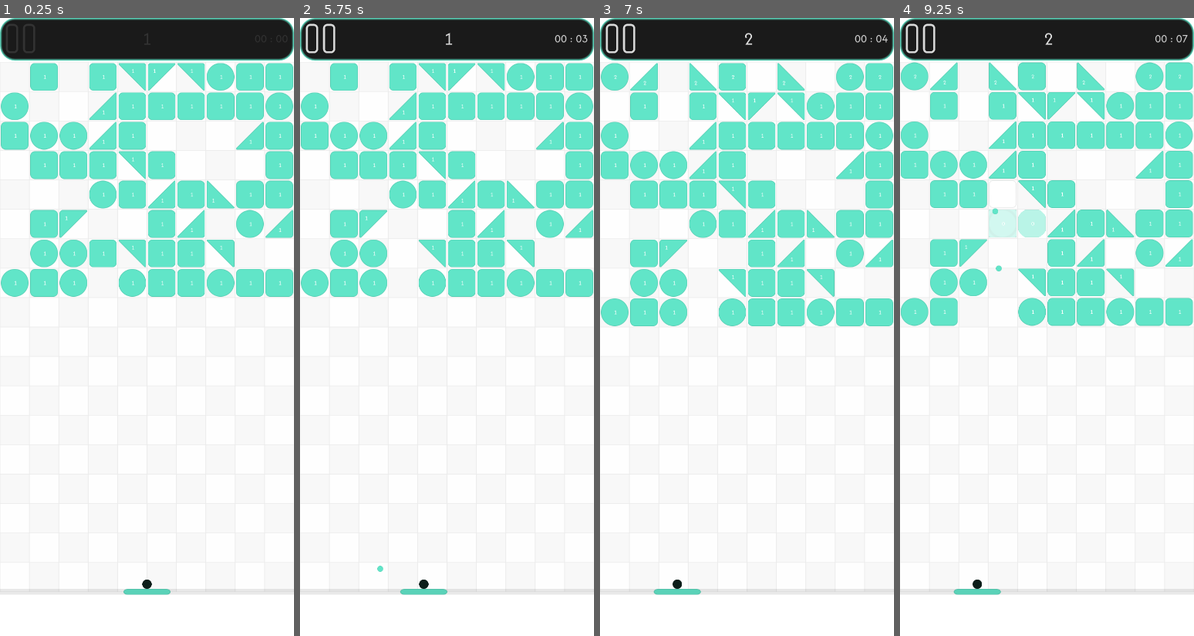
Above: before the commit, frames 1-4 (left to right).
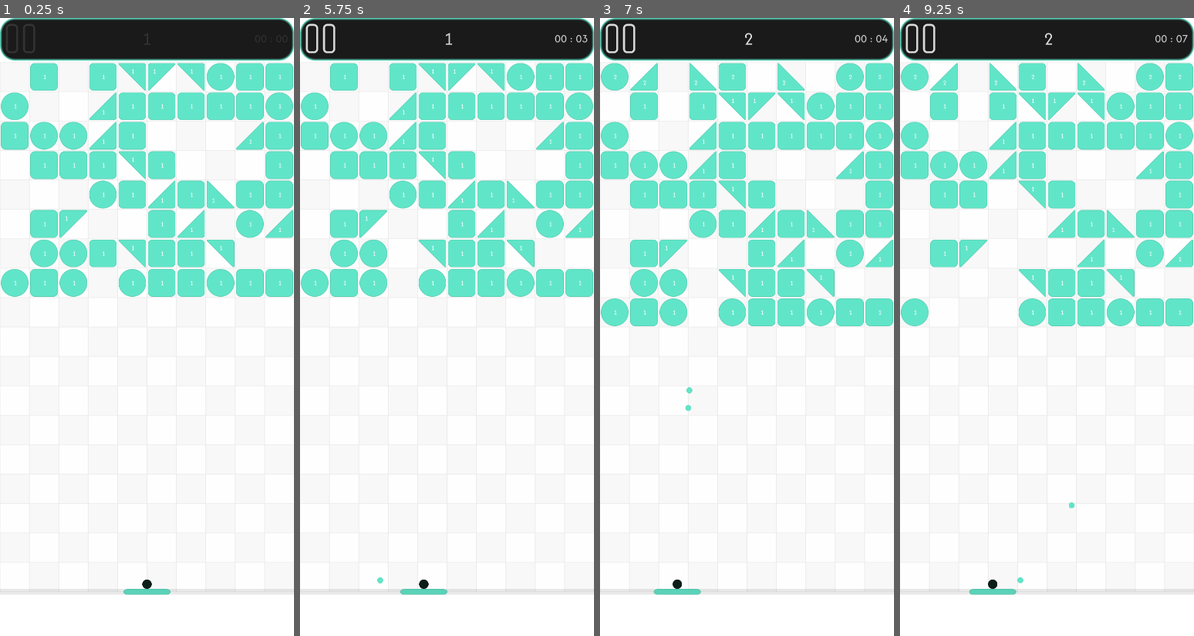
Above: after the commit, the same moments.

Repository: Muneeb1195/paddle-up
Game: Godot game, scene res://Scenes/Level/level_bb_modern.tscn
Two runs of this game, one before a commit and one after it. Both use one fixed random seed, a clock stepped at 60 frames per second and the inputs below. This scene is started directly instead of the project's main scene.
Inputs (mouse positions are in pixels of both pictures, inside the frame that each line leads up to):
- Up to frame 1 (0.25 s): no input
- Up to frame 2 (5.75 s): move the mouse to (511, 296) at 0.52 s; press the mouse at (511, 296) at 0.53 s; release the mouse at (511, 296) at 1.25 s; click (320, 36) at 1.25 s; click (447, 401) at 2 s; drag from (388, 357) to (432, 450) at 2.77 s; move the mouse to (476, 191) at 3.52 s; press the mouse at (476, 191) at 3.53 s; release the mouse at (476, 191) at 4.25 s; drag from (432, 450) to (358, 234) at 4.27 s; tap Enter at 5 s; move the mouse to (535, 419) at 5.02 s; press the mouse at (535, 419) at 5.03 s
- Up to frame 3 (7 s): release the mouse at (835, 419) at 5.75 s; drag from (658, 234) to (702, 172) at 5.77 s; move the mouse to (761, 327) at 6.52 s; press the mouse at (761, 327) at 6.53 s
- Up to frame 4 (9.25 s): release the mouse at (1061, 327) at 7.25 s; tap Space at 7.25 s; drag from (1002, 172) to (988, 357) at 7.27 s; move the mouse to (1111, 296) at 8.02 s; press the mouse at (1111, 296) at 8.03 s; release the mouse at (1111, 296) at 8.75 s; drag from (988, 357) to (1032, 450) at 8.77 s

The runs differ from the first frame. In frame 1, 0.1% of the frame differs, in the area x 4-96%, y 8-44%; in frame 2, 0.2%; in frame 3, 0.2%; in frame 4, 4.7%, in the area x 0-100%, y 7-94%.

Commit message:
Fix empty-save guard and paddle collision in multi-bounce loop
- Add empty-string guard in _load_game() to handle 0-byte/corrupted save files
- Move BbModPlayer paddle check before remaining calculation in
  Move-state multi-bounce loop so paddle hit triggers Stop state
  regardless of remaining distance traveled

Diff:
--- a/Globals/global.gd
+++ b/Globals/global.gd
@@ -76,9 +76,8 @@
 	if save_file == null:
 		push_error("Failed to open save file: " + save_path + path)
 		return
-	if dict:
-		var json_string : String = JSON.stringify(dict)
-		save_file.store_line(json_string)
+	var json_string : String = JSON.stringify(dict)
+	save_file.store_line(json_string)
 	save_file.close()
 
 func _load_game(path : String) -> Dictionary:
@@ -90,6 +89,8 @@
 		return {}
 	var json_string : String = save_file.get_line()
 	save_file.close()
+	if json_string.is_empty():
+		return {}
 	var json : JSON = JSON.new()
 	var parse_result : Error = json.parse(json_string)
 	if parse_result == OK:
--- a/Scenes/Brick/brick.tscn
+++ b/Scenes/Brick/brick.tscn
@@ -19,6 +19,6 @@
 size_flags_horizontal = 6
 size_flags_vertical = 6
 theme_override_fonts/font = ExtResource("2_b7vyp")
-theme_override_font_sizes/font_size = 22
+theme_override_font_sizes/font_size = 24
 horizontal_alignment = 1
 vertical_alignment = 1
--- a/Scripts/balls_bb.gd
+++ b/Scripts/balls_bb.gd
@@ -78,30 +78,52 @@
 		if ball_states[i] == BB_STATES.Move:
 			_probe.global_position = ball_positions[i]
 			_probe.collision_mask = ball_masks[i]
-			var collision : KinematicCollision2D = _probe.move_and_collide(ball_velocities[i] * delta)
-			ball_positions[i] = _probe.global_position
-			if collision:
+			var remaining : Vector2 = ball_velocities[i] * delta
+			var hits : int = 0
+			while hits < 3:
+				var collision : KinematicCollision2D = _probe.move_and_collide(remaining)
+				if not collision:
+					break
+				hits += 1
 				Input.vibrate_handheld(5, 0.1)
 				var body : Node2D = collision.get_collider()
+				if body is BbModPlayer:
+					ball_states[i] = BB_STATES.Stop
+					ball_masks[i] = 0
+					break
 				if body.is_in_group(&"Brick"):
 					level._reduce_block_hp(body)
-					ball_velocities[i] = ball_velocities[i].bounce(collision.get_normal())
-				elif body is BbModPlayer:
-					ball_velocities[i] = ball_velocities[i].bounce(collision.get_normal())
-					ball_states[i] = BB_STATES.Stop
-					ball_masks[i] = 0
-				else:
-					ball_velocities[i] = ball_velocities[i].bounce(collision.get_normal())
+				ball_velocities[i] = ball_velocities[i].bounce(collision.get_normal())
+				var traveled : float = collision.get_travel().length()
+				if traveled <= 0.0:
+					break
+				remaining = remaining.bounce(collision.get_normal())
+				remaining = remaining.normalized() * maxf(remaining.length() - traveled, 0.0)
+				if remaining.length() < 1.0:
+					break
+			ball_positions[i] = _probe.global_position
 			_clamp_bounds(i)
 		elif ball_states[i] == BB_STATES.Stop:
 			var dir : Vector2 = ball_positions[i].direction_to(bb_mod_player.trajectory.global_position)
 			ball_velocities[i] = lerp(ball_velocities[i], dir * _current_speed(), clampf(5.0 * delta, 0.0, 1.0))
 			_probe.global_position = ball_positions[i]
 			_probe.collision_mask = ball_masks[i]
-			var stop_col : KinematicCollision2D = _probe.move_and_collide(ball_velocities[i] * delta)
+			var remaining : Vector2 = ball_velocities[i] * delta
+			var hits : int = 0
+			while hits < 3:
+				var stop_col : KinematicCollision2D = _probe.move_and_collide(remaining)
+				if not stop_col:
+					break
+				hits += 1
+				ball_velocities[i] = ball_velocities[i].bounce(stop_col.get_normal())
+				var traveled : float = stop_col.get_travel().length()
+				if traveled <= 0.0:
+					break
+				remaining = remaining.bounce(stop_col.get_normal())
+				remaining = remaining.normalized() * maxf(remaining.length() - traveled, 0.0)
+				if remaining.length() < 1.0:
+					break
 			ball_positions[i] = _probe.global_position
-			if stop_col:
-				ball_velocities[i] = ball_velocities[i].bounce(stop_col.get_normal())
 			if get_pad_pos:
 				new_pad_x_pos = int(ball_positions[i].x)
 				get_pad_pos = false
@@ -178,7 +200,7 @@
 
 func retrieve_all_balls() -> void:
 	for i : int in _active_count:
-		ball_masks[i] = MASK_WALLS_BLOCK
+		ball_masks[i] = 0
 		ball_states[i] = BB_STATES.Stop
 		ball_velocities[i] = ball_positions[i].direction_to(bb_mod_player.trajectory.global_position) * _current_speed()
 
--- a/Scripts/bb_modern_in_game_ui.gd
+++ b/Scripts/bb_modern_in_game_ui.gd
@@ -37,8 +37,6 @@
 		global.bb_mod_hs.resize(5)
 	global.bb_mod_high_scores = {"HighScores" : global.bb_mod_hs}
 	global._save_game(global.bb_mod_hs_path, global.bb_mod_high_scores)
-	global.bb_mod_dict.clear()
-	global._save_game(global.bb_mod_sav_path, global.bb_mod_dict)
 	line_edit.text = new_text
 	line_edit.hide()
 	_display_lose_screen()
--- a/Scripts/level_bb_modern.gd
+++ b/Scripts/level_bb_modern.gd
@@ -93,9 +93,10 @@
 	if level_timer.time_left:
 		level_timer.stop()
 	var tween : Tween = _move_old_blocks()
-	if not block_y_pos_array.is_empty() and block_y_pos_array.back() >= 1900:
+	if not block_y_pos_array.is_empty() and block_y_pos_array.back() >= 1800:
 		bb_modern_in_game_ui._on_lose()
 		global.bb_mod_dict.clear()
+		global._save_game(global.bb_mod_sav_path, global.bb_mod_dict)
 	level += INCREMENT
 	num_of_balls += INCREMENT
 	if level % 10 == 0:
